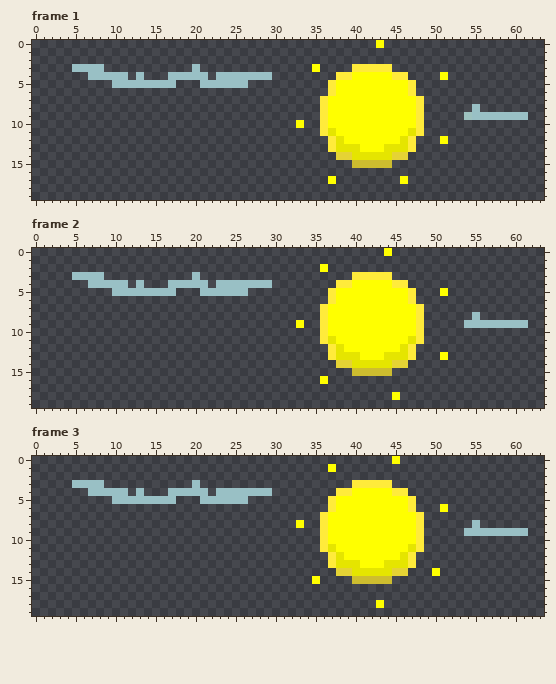
Two states of a animated GIF sprite, 0cloud.gif. Above is the file before it was changed.
The file is 64x20 pixels, 7 frames. Colours within 5 levels of each other are drawn and written as one. Shown: frame 1, frame 2, frame 3. The commit also changed other frames, which this record leaves out.
After:
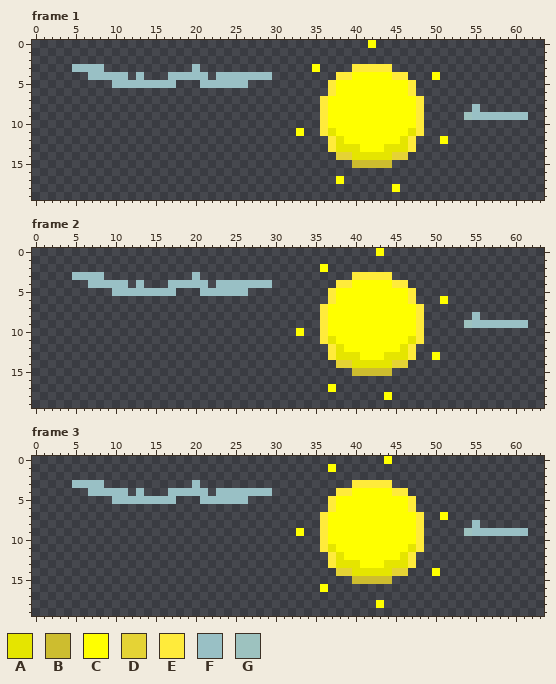
Palette (. is transparent): A #e5e500  B #cdbd2f  C #ffff00  D #e5d335  E #ffeb3b  F #99c0c5  G #9dc2bf
Diff:
Frame 1:
y 0: x 42..43 .C -> C.
y 4: x 50..51 .C -> C.
y 10: x 33 C -> .
y 11: x 33 . -> C
y 17: x 37..38 C. -> .C; x 46 C -> .
y 18: x 45 . -> C
Frame 2:
y 0: x 43..44 .C -> C.
y 5: x 51 C -> .
y 6: x 51 . -> C
y 9: x 33 C -> .; x 54 F -> G
y 10: x 33 . -> C
y 13: x 50..51 .C -> C.
y 16: x 36 C -> .
y 17: x 37 . -> C
y 18: x 44..45 .C -> C.
Frame 3:
y 0: x 44..45 .C -> C.
y 6: x 51 C -> .
y 7: x 51 . -> C
y 8: x 33 C -> .
y 9: x 33 . -> C; x 54 F -> G
y 15: x 35 C -> .
y 16: x 36 . -> C
